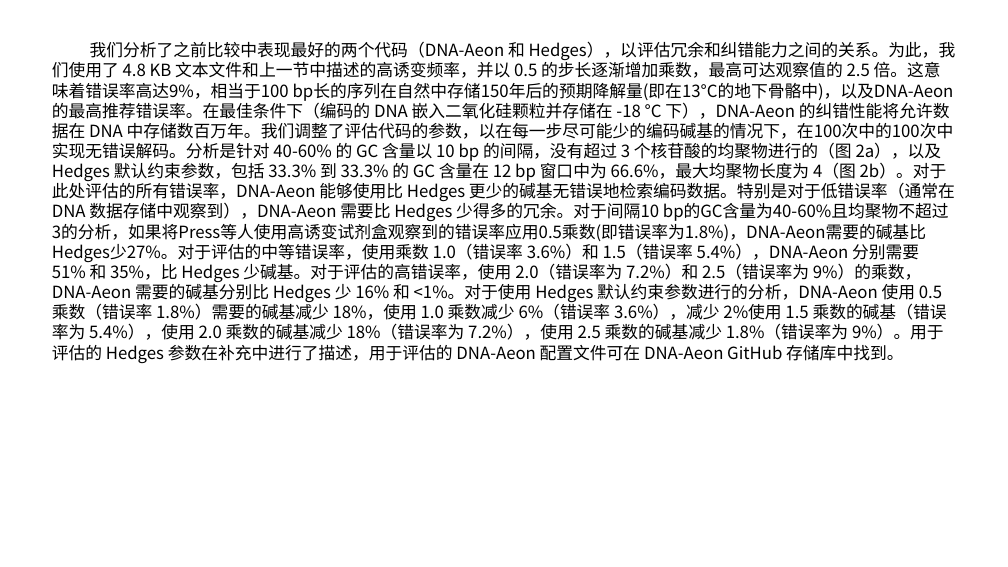
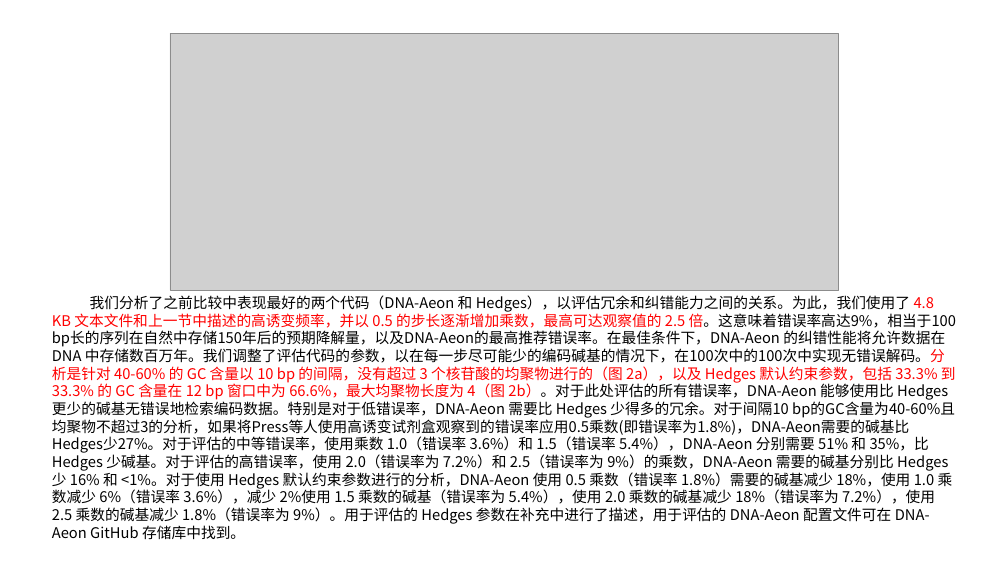
Before and after one commit to Dengminggg/DNA-Storage, a slide deck: slide 7 of DNA-Aeon/DNA-Aeon 为 DNA 存储中的约束遵守和纠错提供灵活的算术编码.pptx (slide 6 before the commit). Drawn at 1008x567 pixels with LibreOffice and Linux fonts; fonts in the diff are those of the drawing; grey boxes stand for pictures. Boxes give left, top, right and bottom in pixels: in the first picture for what was removed or moved away, otherwise in the second. Text is boxed around its words. In the diff, an @@ line names an element or a change of style, - is before the commit and + after.

```diff
--- a/DNA-Aeon/DNA-Aeon 为 DNA 存储中的约束遵守和纠错提供灵活的算术编码.pptx
+++ b/DNA-Aeon/DNA-Aeon 为 DNA 存储中的约束遵守和纠错提供灵活的算术编码.pptx
@@ picture added at [170,33,839,290] @@
@@ text at [52,295,956,539]: text changed; size 16 to 14 pt @@
-我们分析了之前比较中表现最好的两个代码（DNA-Aeon 和 Hedges），以评估冗余和纠错能力之间的关系。为此，我们使用了 4.8 KB 文本文件和上一节中描述的高诱变频率，并以 0.5 的步长逐渐增加乘数，最高可达观察值的 2.5 倍。这意味着错误率高达9%，相当于100 bp长的序列在自然中存储150年后的预期降解量(即在13°C的地下骨骼中)，以及DNA-Aeon的最高推荐错误率。在最佳条件下（编码的 DNA 嵌入二氧化硅颗粒并存储在 -18 °C 下），DNA-Aeon 的纠错性能将允许数据在 DNA 中存储数百万年。我们调整了评估代码的参数，以在每一步尽可能少的编码碱基的情况下，在100次中的100次中实现无错误解码。分析是针对 40-60% 的 GC 含量以 10 bp 的间隔，没有超过 3 个核苷酸的均聚物进行的（图 2a），以及 Hedges 默认约束参数，包括 33.3% 到 33.3% 的 GC 含量在 12 bp 窗口中为 66.6%，最大均聚物长度为 4（图 2b）。对于此处评估的所有错误率，DNA-Aeon 能够使用比 Hedges 更少的碱基无错误地检索编码数据。特别是对于低错误率（通常在 DNA 数据存储中观察到），DNA-Aeon 需要比 Hedges 少得多的冗余。对于间隔10 bp的GC含量为40-60%且均聚物不超过3的分析，如果将Press等人使用高诱变试剂盒观察到的错误率应用0.5乘数(即错误率为1.8%)，DNA-Aeon需要的碱基比Hedges少27%。对于评估的中等错误率，使用乘数 1.0（错误率 3.6%）和 1.5（错误率 5.4%），DNA-Aeon 分别需要 51% 和 35%，比 Hedges 少碱基。对于评估的高错误率，使用 2.0（错误率为 7.2%）和 2.5（错误率为 9%）的乘数，DNA-Aeon 需要的碱基分别比 Hedges 少 16% 和 <1%。对于使用 Hedges 默认约束参数进行的分析，DNA-Aeon 使用 0.5 乘数（错误率 1.8%）需要的碱基减少 18%，使用 1.0 乘数减少 6%（错误率 3.6%），减少 2%使用 1.5 乘数的碱基（错误率为 5.4%），使用 2.0 乘数的碱基减少 18%（错误率为 7.2%），使用 2.5 乘数的碱基减少 1.8%（错误率为 9%）。用于评估的 Hedges 参数在补充中进行了描述，用于评估的 DNA-Aeon 配置文件可在 DNA-Aeon GitHub 存储库中找到。
+我们分析了之前比较中表现最好的两个代码（DNA-Aeon 和 Hedges），以评估冗余和纠错能力之间的关系。为此，我们使用了 4.8 KB 文本文件和上一节中描述的高诱变频率，并以 0.5 的步长逐渐增加乘数，最高可达观察值的 2.5 倍。这意味着错误率高达9%，相当于100 bp长的序列在自然中存储150年后的预期降解量，以及DNA-Aeon的最高推荐错误率。在最佳条件下，DNA-Aeon 的纠错性能将允许数据在 DNA 中存储数百万年。我们调整了评估代码的参数，以在每一步尽可能少的编码碱基的情况下，在100次中的100次中实现无错误解码。分析是针对 40-60% 的 GC 含量以 10 bp 的间隔，没有超过 3 个核苷酸的均聚物进行的（图 2a），以及 Hedges 默认约束参数，包括 33.3% 到 33.3% 的 GC 含量在 12 bp 窗口中为 66.6%，最大均聚物长度为 4（图 2b）。对于此处评估的所有错误率，DNA-Aeon 能够使用比 Hedges 更少的碱基无错误地检索编码数据。特别是对于低错误率，DNA-Aeon 需要比 Hedges 少得多的冗余。对于间隔10 bp的GC含量为40-60%且均聚物不超过3的分析，如果将Press等人使用高诱变试剂盒观察到的错误率应用0.5乘数(即错误率为1.8%)，DNA-Aeon需要的碱基比Hedges少27%。对于评估的中等错误率，使用乘数 1.0（错误率 3.6%）和 1.5（错误率 5.4%），DNA-Aeon 分别需要 51% 和 35%，比 Hedges 少碱基。对于评估的高错误率，使用 2.0（错误率为 7.2%）和 2.5（错误率为 9%）的乘数，DNA-Aeon 需要的碱基分别比 Hedges 少 16% 和 <1%。对于使用 Hedges 默认约束参数进行的分析，DNA-Aeon 使用 0.5 乘数（错误率 1.8%）需要的碱基减少 18%，使用 1.0 乘数减少 6%（错误率 3.6%），减少 2%使用 1.5 乘数的碱基（错误率为 5.4%），使用 2.0 乘数的碱基减少 18%（错误率为 7.2%），使用 2.5 乘数的碱基减少 1.8%（错误率为 9%）。用于评估的 Hedges 参数在补充中进行了描述，用于评估的 DNA-Aeon 配置文件可在 DNA-Aeon GitHub 存储库中找到。
```
Also in this commit, not shown: 13 other slides changed, 1 slide added, 1 other file.
